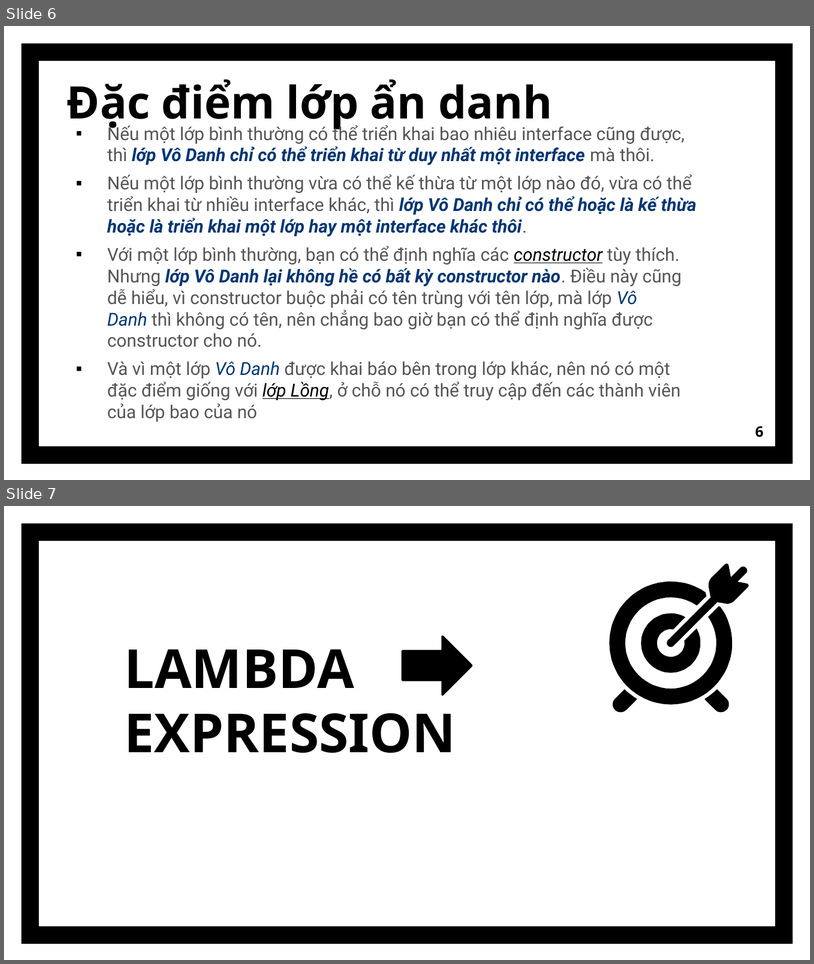
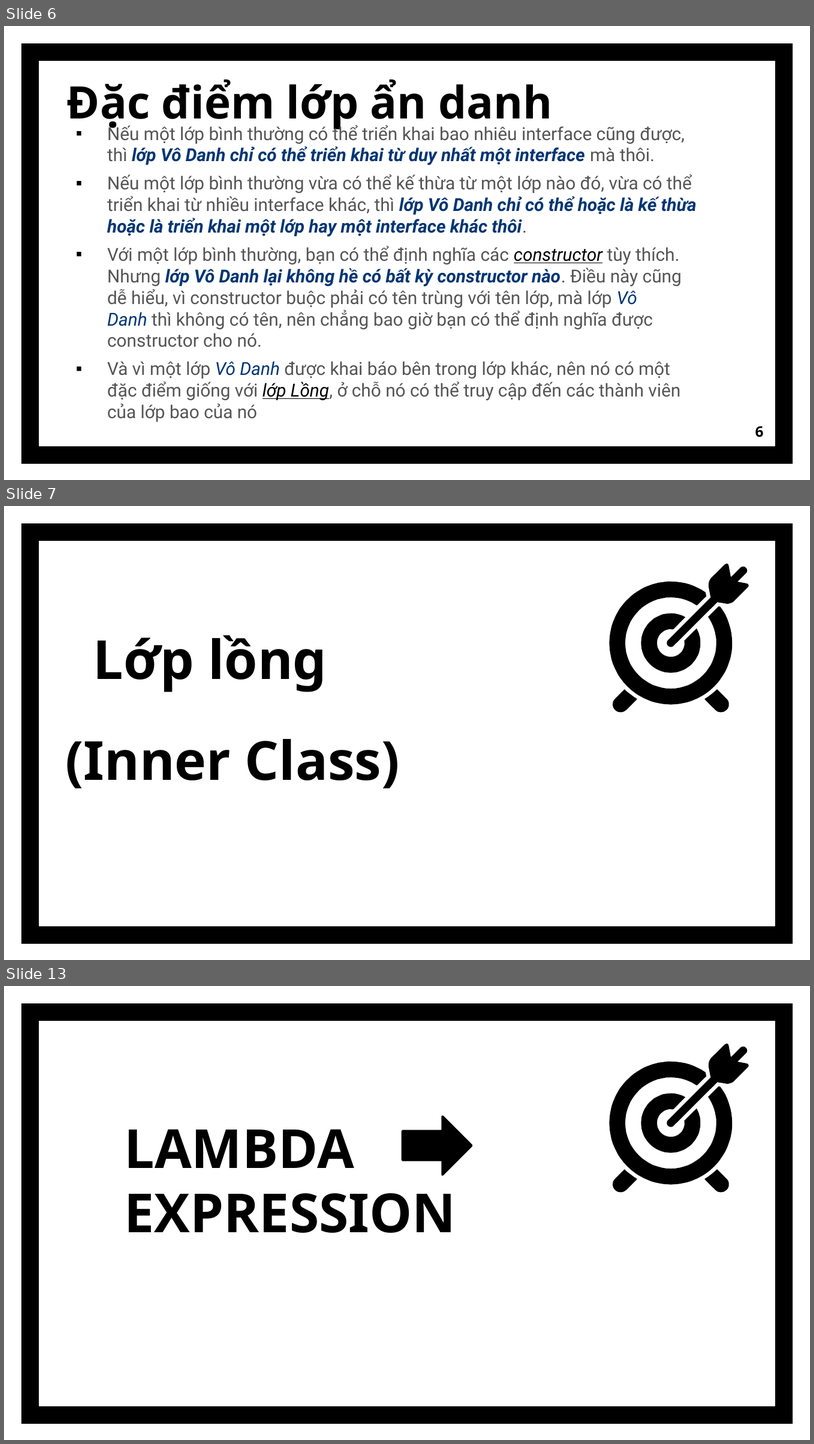
Before and after one commit to GiaHao810/Nhom3, a slide deck: ProjectNhom3/src/baocaogiuaki/lambda/Lambda.pptx. Shown one above the other, each under a label of ours: slides 6 and 7 before the commit, slides 6, 7 and 13 after it; the slides between them are not shown. The pictures are 814x964 and 814x1444 pixels, drawn with LibreOffice and Linux fonts; fonts in the diff are those of the drawing. Boxes give left, top, right and bottom in pixels: in the first picture for what was removed or moved away, otherwise in the second. Text is boxed around its words. In the diff, an @@ line names an element or a change of style, - is before the commit and + after.

```diff
--- a/ProjectNhom3/src/baocaogiuaki/lambda/Lambda.pptx
+++ b/ProjectNhom3/src/baocaogiuaki/lambda/Lambda.pptx
@@ slide 7 added at (x1=4, y1=506, x2=810, y2=960), background #FFFFFF; not listed: 1 template element that a slide beside it also shows @@
@@ group added at (x1=609, y1=563, x2=749, y2=712): 5 freeform shapes @@
@@ title added at (x1=93, y1=635, x2=327, y2=692), 48 pt, text #000000, bold @@
+Lớp lồng
@@ text added at (x1=65, y1=739, x2=400, y2=788), 48 pt, text #000000, bold @@
+(Inner Class)
@@ what was slide 7 is now slide 13 @@
```
Also in this commit, not shown: 7 other slides added, 2 slides removed, 3 other files.
